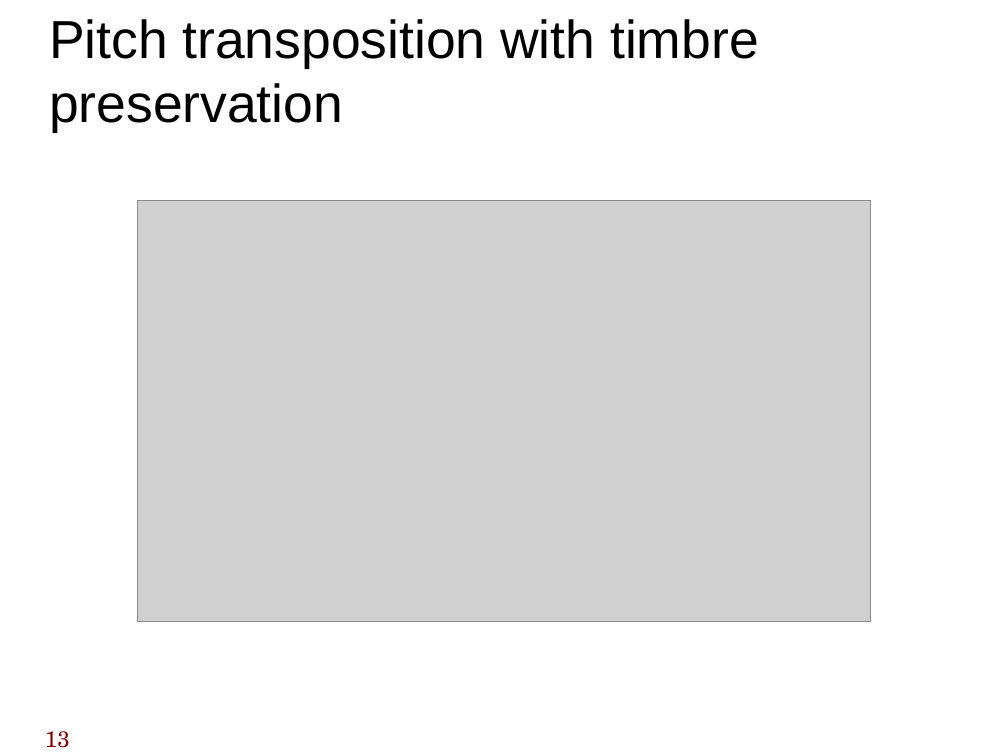
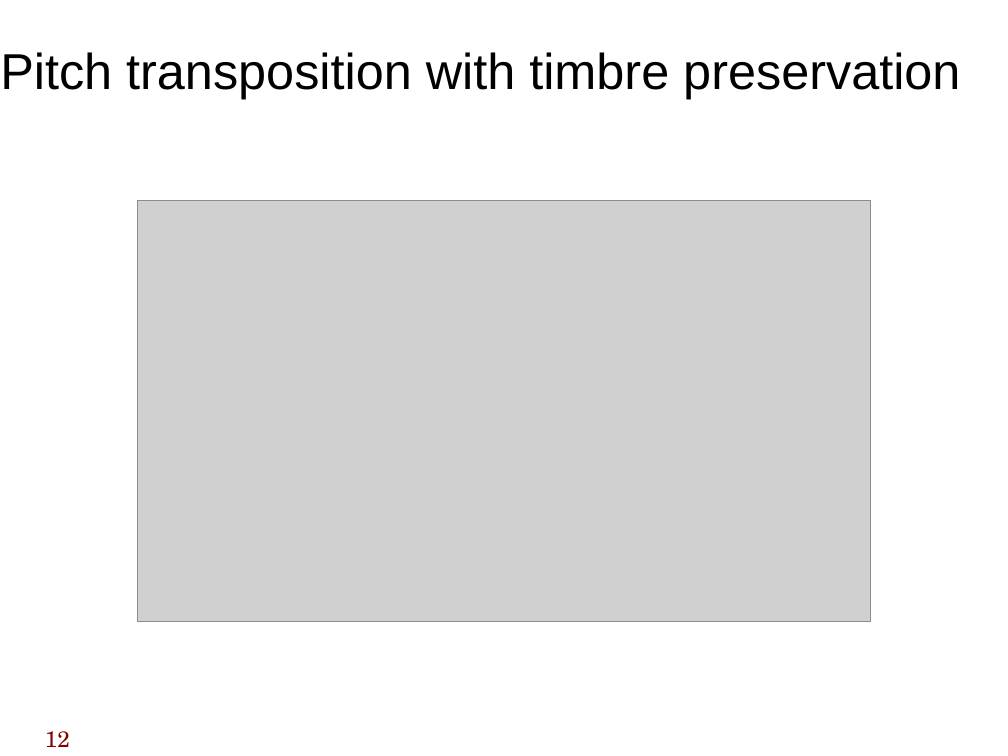
Before and after one commit to MTG/sms-tools, a slide deck: slide 12 of teaching-material/lectures/lect8-Sound-transformations/8-Sound-transformations.odp (slide 13 before the commit). Drawn at 1008x756 pixels with LibreOffice and Linux fonts; fonts in the diff are those of the drawing; grey boxes stand for pictures. Boxes give left, top, right and bottom in pixels: in the first picture for what was removed or moved away, otherwise in the second. Text is boxed around its words. In the diff, an @@ line names an element or a change of style, - is before the commit and + after.

```diff
--- a/teaching-material/lectures/lect8-Sound-transformations/8-Sound-transformations.odp
+++ b/teaching-material/lectures/lect8-Sound-transformations/8-Sound-transformations.odp
@@ title "Pitch transposition with timbre preservation": place and size @@
-title "Pitch transposition with timbre preservation" at (49, 19, 759, 133)
+title "Pitch transposition with timbre preservation" at (0, 52, 960, 99)
@@ title "Pitch transposition with timbre preservation" at (0, 52, 960, 99): size 38.2 to 36 pt @@
@@ page number at (45, 731, 70, 747): text changed @@
-13
+12
```
Also in this commit, not shown: 8 other slides changed, 2 slides removed.
